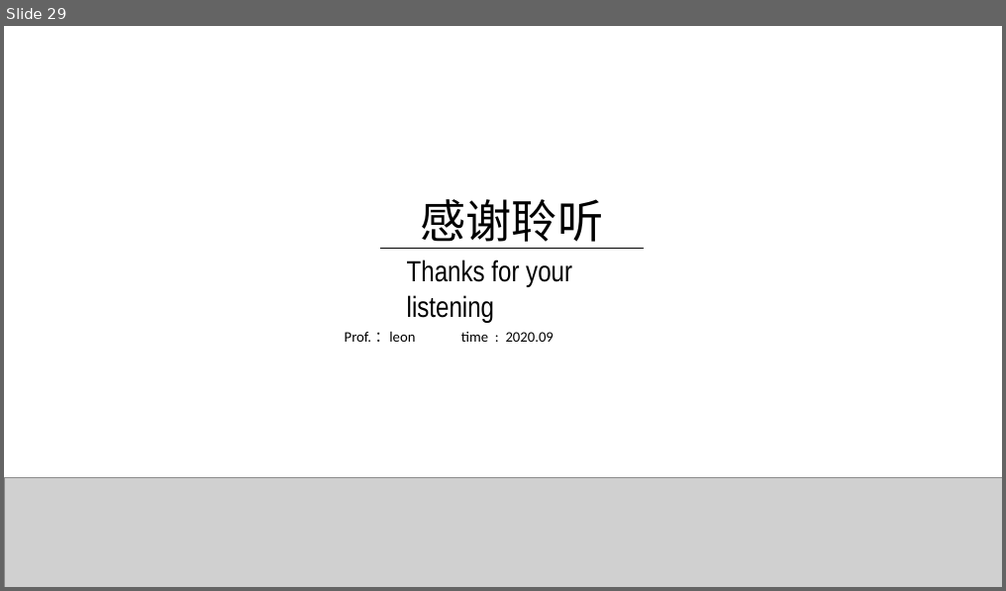
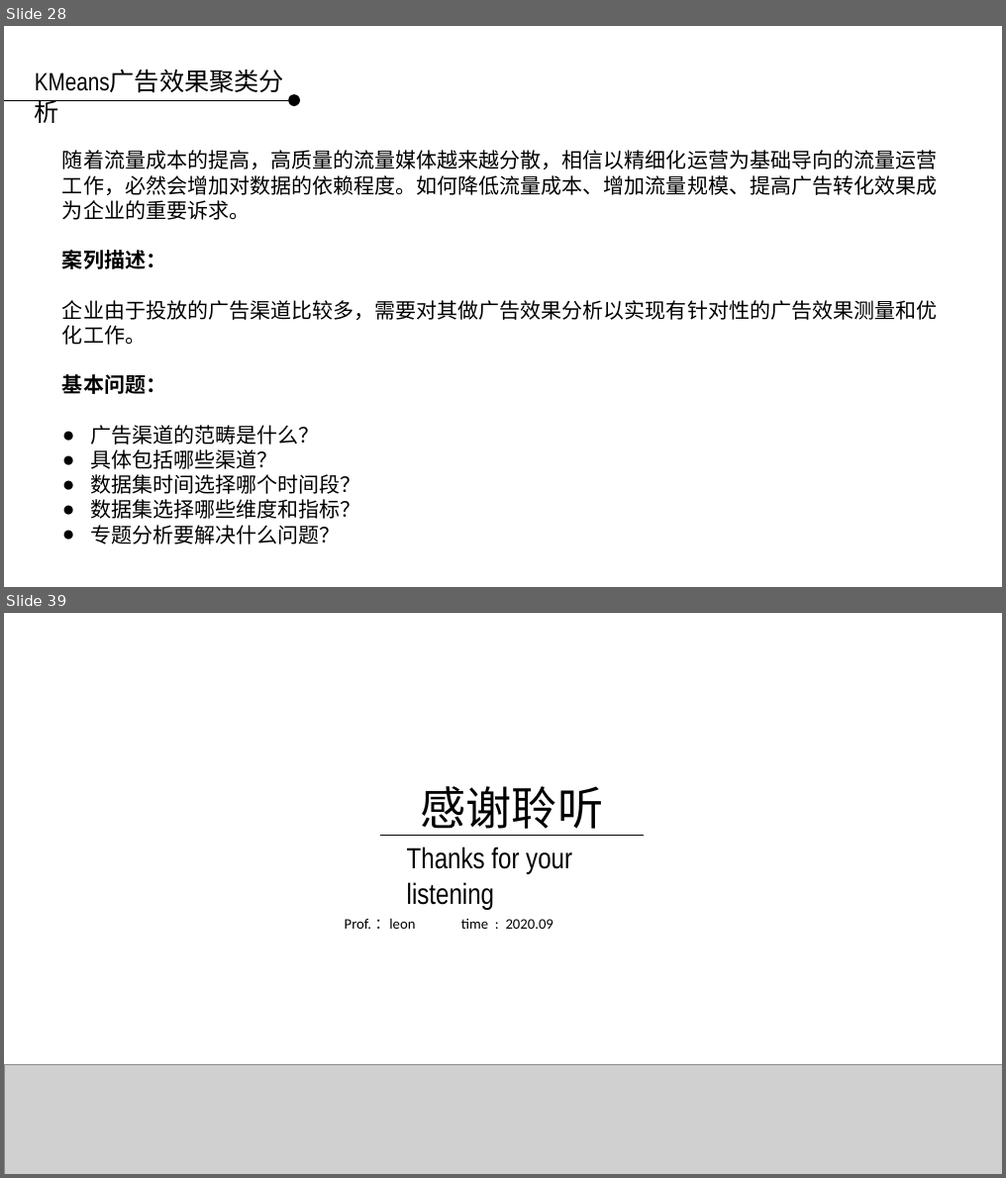
Before and after one commit to applepip/Big_Data, a slide deck: 产品大数据分析与建模/大数据分析与建模 - 聚类模型 第三讲.pptx. Shown one above the other, each under a label of ours: slide 29 before the commit, slides 28 and 39 after it; the slides between them are not shown. The pictures are 1006x591 and 1006x1178 pixels, drawn with LibreOffice and Linux fonts; fonts in the diff are those of the drawing; grey boxes stand for pictures; background and template pictures are left out. Boxes give left, top, right and bottom in pixels: in the first picture for what was removed or moved away, otherwise in the second. Text is boxed around its words. In the diff, an @@ line names an element or a change of style, - is before the commit and + after.

```diff
--- a/产品大数据分析与建模/大数据分析与建模 - 聚类模型 第三讲.pptx
+++ b/产品大数据分析与建模/大数据分析与建模 - 聚类模型 第三讲.pptx
@@ slide 28 added at (4,26,1002,587), background picture (left out) @@
@@ text added at (27,63,314,131), 24 pt, text #000000 @@
+KMeans广告效果聚类分析
@@ line added from (4, 100) to (288, 100), #000000 0.75 pt @@
@@ ellipse added at (288,95,300,107), fill #000000 @@
@@ text added at (62,150,937,545), 20 pt, text #000000 @@
+随着流量成本的提高，高质量的流量媒体越来越分散，相信以精细化运营为基础导向的流量运营工作，必然会增加对数据的依赖程度。如何降低流量成本、增加流量规模、提高广告转化效果成为企业的重要诉求。
+案列描述：
+企业由于投放的广告渠道比较多，需要对其做广告效果分析以实现有针对性的广告效果测量和优化工作。
+基本问题：
+● 广告渠道的范畴是什么？
+● 具体包括哪些渠道？
+● 数据集时间选择哪个时间段？
+● 数据集选择哪些维度和指标？
+● 专题分析要解决什么问题？
@@ what was slide 29 is now slide 39 @@
```
Also in this commit, not shown: 4 slides changed, 32 other slides added, 23 slides removed.
